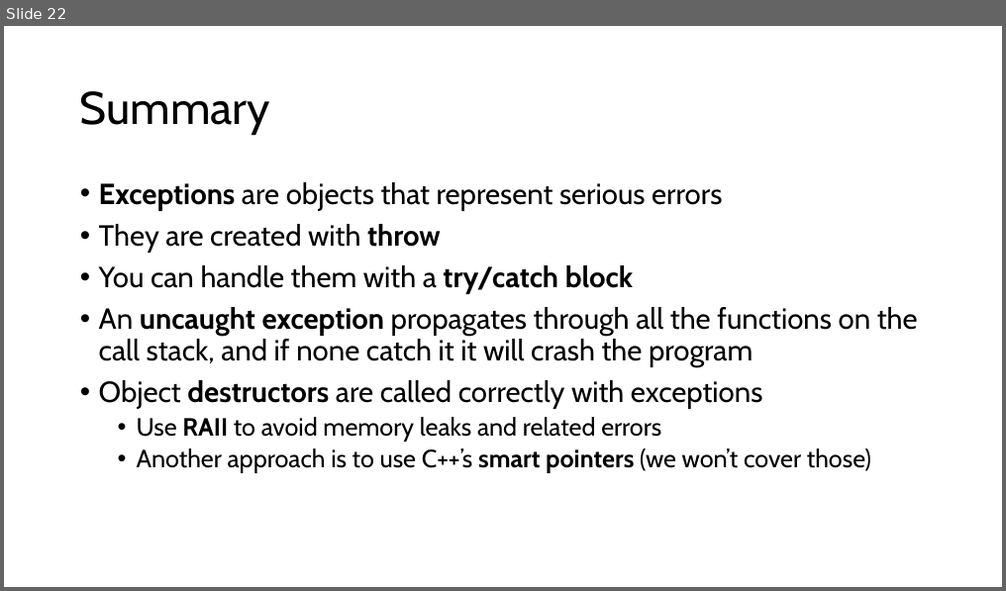
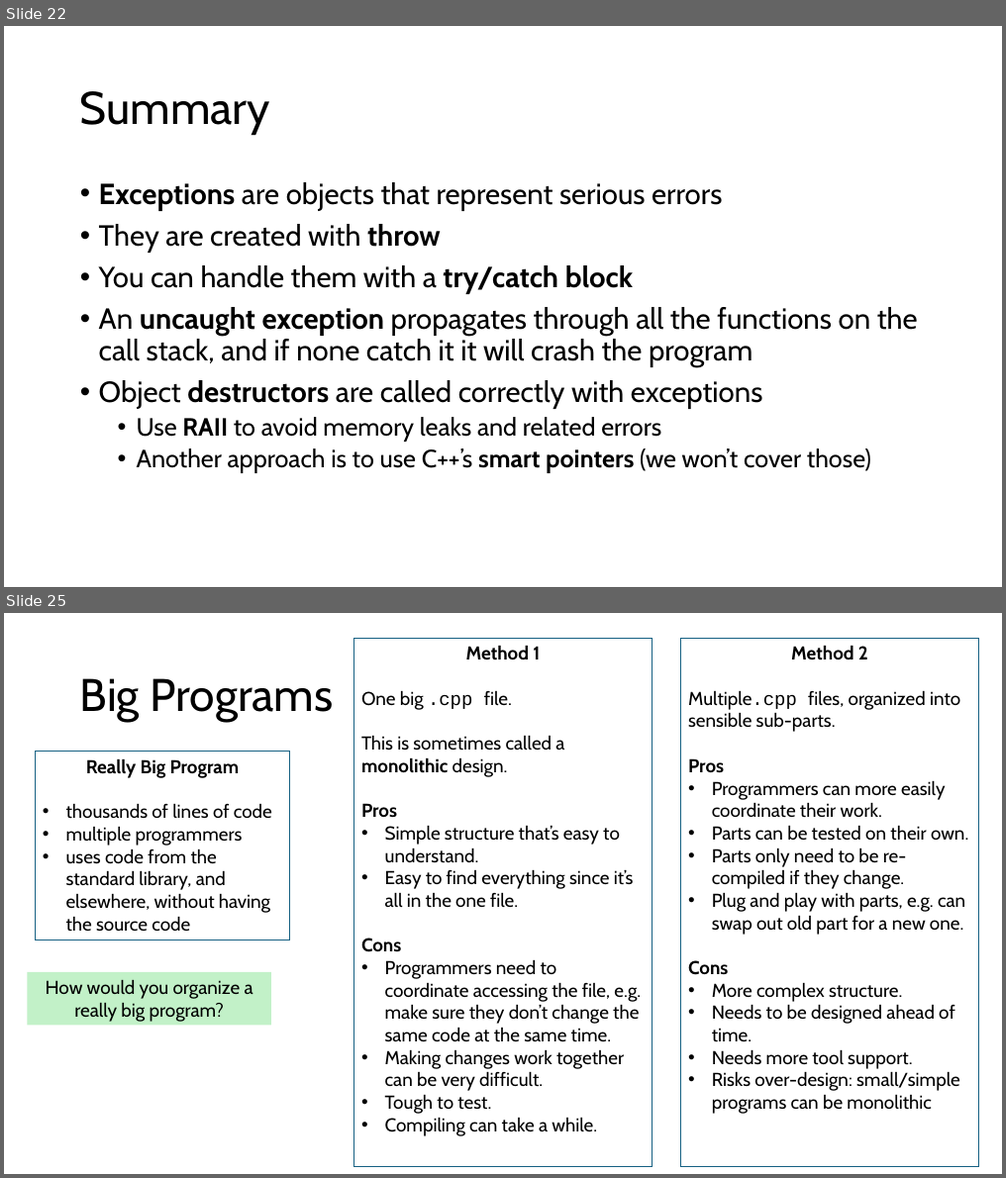
Before and after one commit to tjd1234/cmpt125spring2026, a slide deck: notes/week8/week8.pptx. Shown one above the other, each under a label of ours: slide 22 before the commit, slides 22 and 25 after it; the slides between them are not shown. The pictures are 1006x591 and 1006x1178 pixels, drawn with LibreOffice and Linux fonts; fonts in the diff are those of the drawing. Boxes give left, top, right and bottom in pixels: in the first picture for what was removed or moved away, otherwise in the second. Text is boxed around its words. In the diff, an @@ line names an element or a change of style, - is before the commit and + after.

```diff
--- a/notes/week8/week8.pptx
+++ b/notes/week8/week8.pptx
@@ slide 25 added at (4, 613, 1002, 1174), background #FFFFFF @@
@@ rectangle added at (354, 639, 652, 1167), outline #156082 0.75 pt, 18 pt, text #000000 @@
+Method 1
+One big .cpp file.
+This is sometimes called a
+monolithic design.
+Pros
+• Simple structure that’s easy to understand.
+• Easy to find everything since it’s all in the one file.
+Cons
+• Programmers need to coordinate accessing the file, e.g. make sure they don’t change the same code at the same time.
+• Making changes work together can be very difficult.
+• Tough to test.
+• Compiling can take a while.
@@ rectangle added at (681, 639, 979, 1167), outline #156082 0.75 pt, 18 pt, text #000000 @@
+Method 2
+Multiple.cpp files, organized into sensible sub-parts.
+Pros
+• Programmers can more easily coordinate their work.
+• Parts can be tested on their own.
+• Parts only need to be re-compiled if they change.
+• Plug and play with parts, e.g. can swap out old part for a new one.
+Cons
+• More complex structure.
+• Needs to be designed ahead of time.
+• Needs more tool support.
+• Risks over-design: small/simple programs can be monolithic
@@ title added at (80, 678, 333, 722), 44 pt, text #000000 @@
+Big Programs
@@ rectangle added at (36, 752, 290, 940), outline #156082 0.75 pt, 18 pt, text #000000 @@
+Really Big Program
+• thousands of lines of code
+• multiple programmers
+• uses code from the standard library, and elsewhere, without having the source code
@@ rectangle added at (27, 972, 271, 1026), fill #C2F1C8, 18 pt, text #000000 @@
+How would you organize a really big program?
```
Also in this commit, not shown: 7 slides changed, 11 other slides added, 19 other files.
